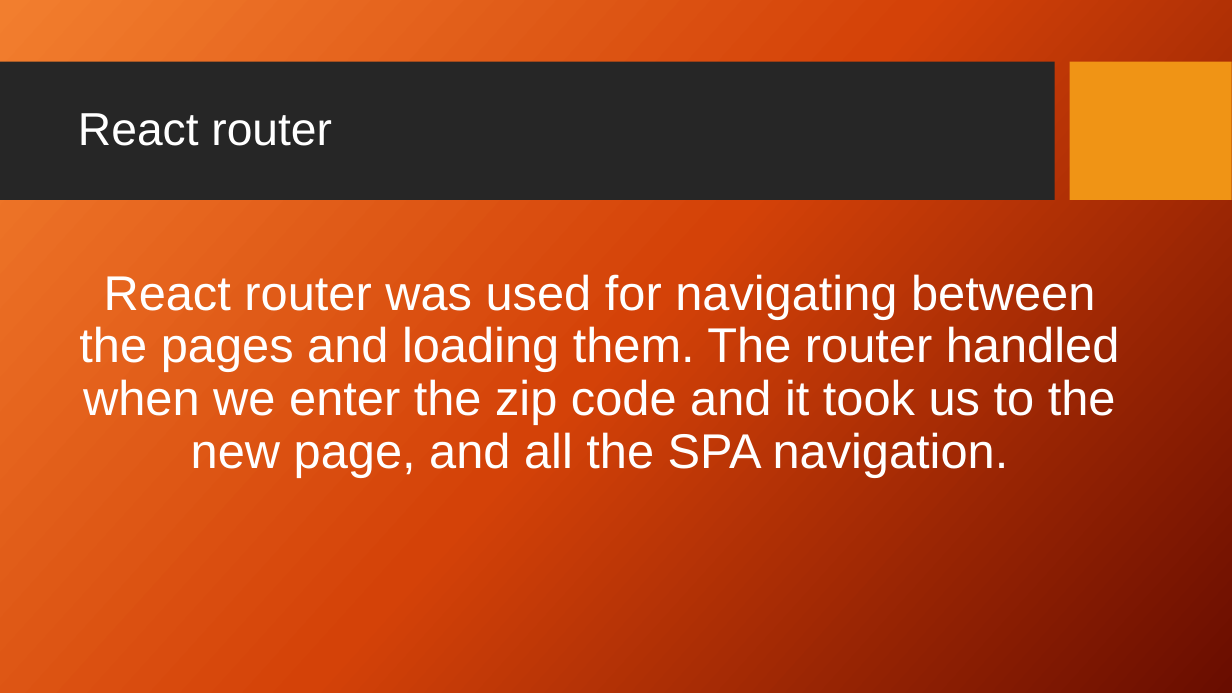
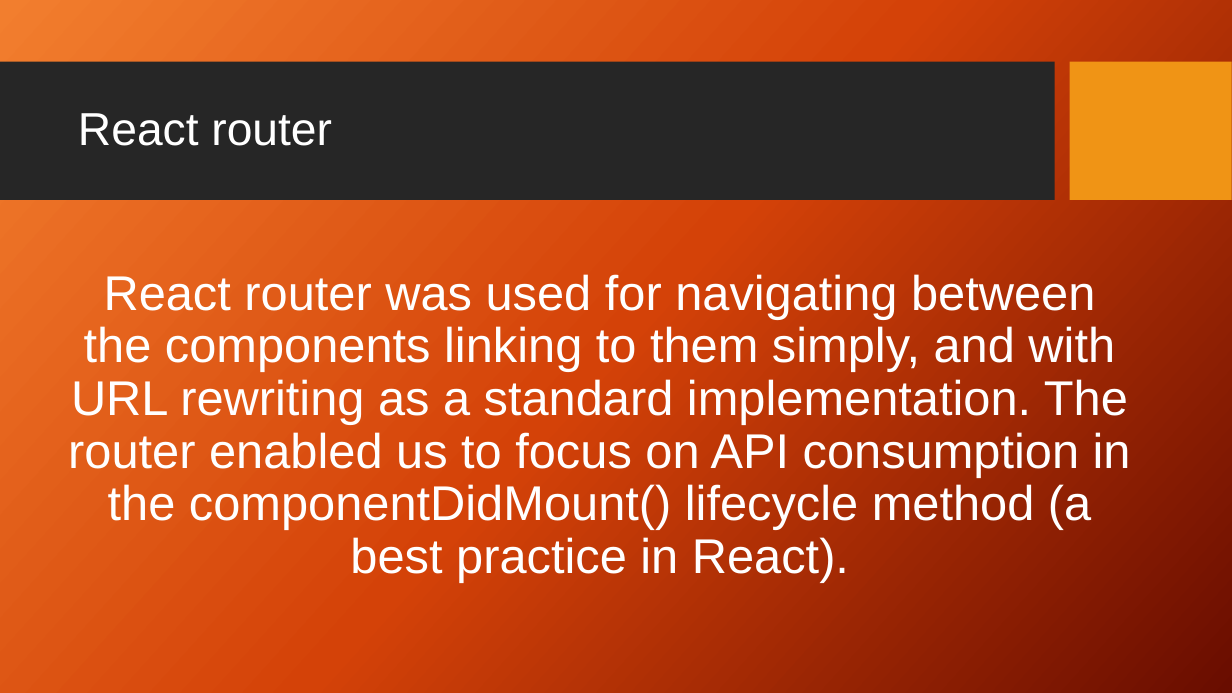
Before and after one commit to Brock-Gibson/Pizza-Now, a slide deck: slide 7 of Presentation/PizzaNow.pptx. Drawn at 1232x693 pixels with LibreOffice and Linux fonts; fonts in the diff are those of the drawing; background and template pictures are left out. Boxes give left, top, right and bottom in pixels: in the first picture for what was removed or moved away, otherwise in the second. Text is boxed around its words. In the diff, an @@ line names an element or a change of style, - is before the commit and + after.

```diff
--- a/Presentation/PizzaNow.pptx
+++ b/Presentation/PizzaNow.pptx
@@ text at (68,274,1131,582): text changed @@
-React router was used for navigating between the pages and loading them. The router handled when we enter the zip code and it took us to the new page, and all the SPA navigation.
+React router was used for navigating between the components linking to them simply, and with URL rewriting as a standard implementation. The router enabled us to focus on API consumption in the componentDidMount() lifecycle method (a best practice in React).
```
Also in this commit, not shown: 10 other slides changed.
